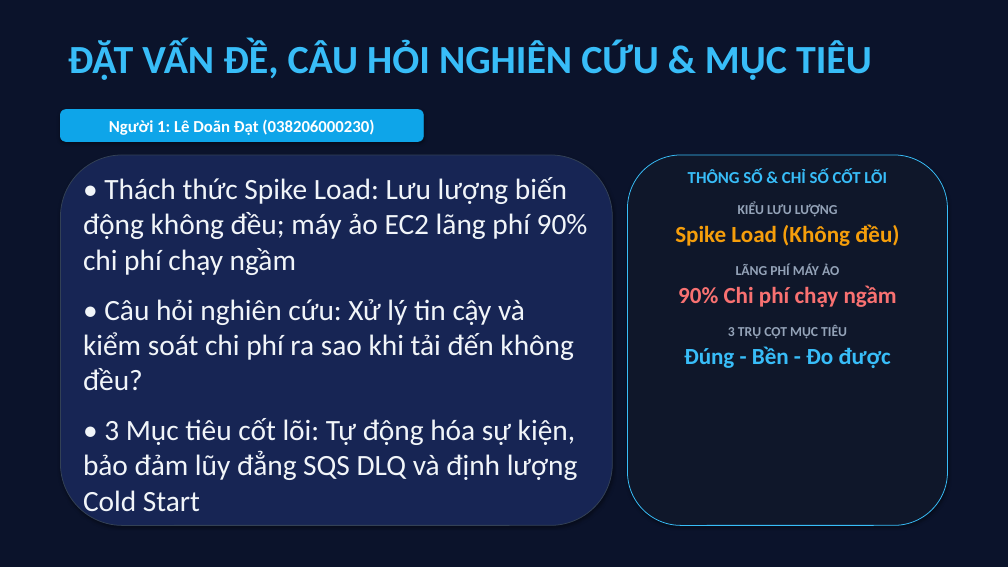
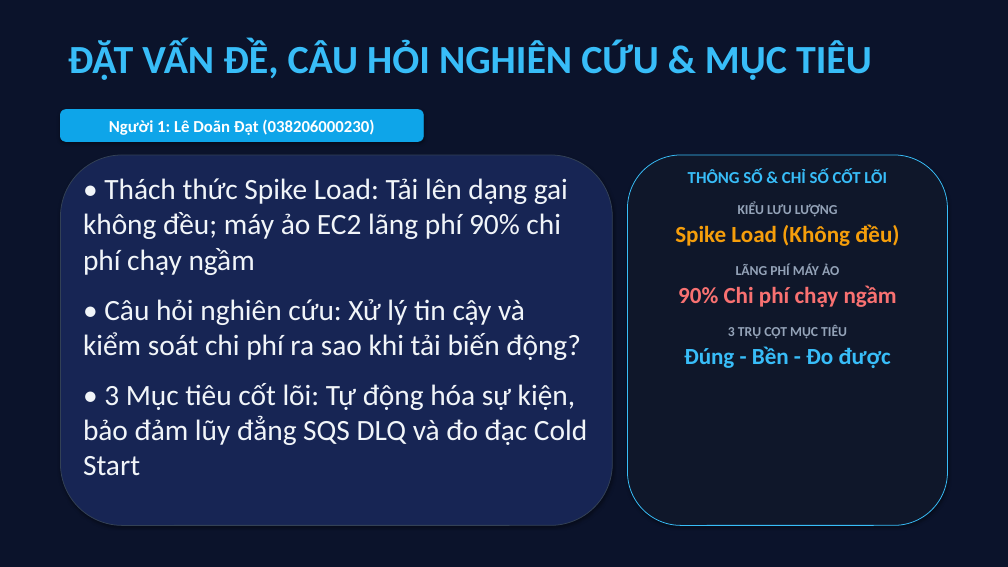
Before and after one commit to datdanghoccode/DTDM_XuLyAnh_Serverless, a slide deck: slide 3 of docs/DTDM_ThuyetTrinh_DeTai9.pptx. Drawn at 1008x567 pixels with LibreOffice and Linux fonts; fonts in the diff are those of the drawing. Boxes give left, top, right and bottom in pixels: in the first picture for what was removed or moved away, otherwise in the second. Text is boxed around its words. In the diff, an @@ line names an element or a change of style, - is before the commit and + after.

```diff
--- a/docs/DTDM_ThuyetTrinh_DeTai9.pptx
+++ b/docs/DTDM_ThuyetTrinh_DeTai9.pptx
@@ text at (83, 178, 587, 476): text changed @@
-• Thách thức Spike Load: Lưu lượng biến động không đều; máy ảo EC2 lãng phí 90% chi phí chạy ngầm
-• Câu hỏi nghiên cứu: Xử lý tin cậy và kiểm soát chi phí ra sao khi tải đến không đều?
-• 3 Mục tiêu cốt lõi: Tự động hóa sự kiện, bảo đảm lũy đẳng SQS DLQ và định lượng Cold Start
+• Thách thức Spike Load: Tải lên dạng gai không đều; máy ảo EC2 lãng phí 90% chi phí chạy ngầm
+• Câu hỏi nghiên cứu: Xử lý tin cậy và kiểm soát chi phí ra sao khi tải biến động?
+• 3 Mục tiêu cốt lõi: Tự động hóa sự kiện, bảo đảm lũy đẳng SQS DLQ và đo đạc Cold Start
```
Also in this commit, not shown: 1 other slide changed, 4 slides added, 4 slides removed, 4 other files.
